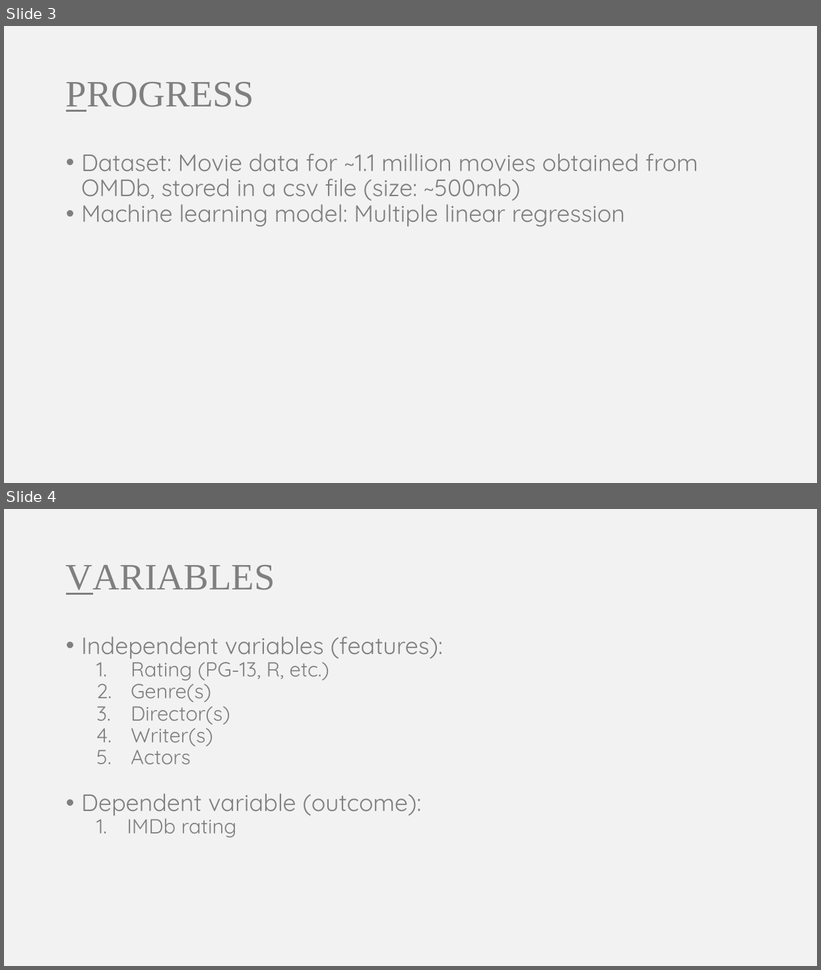
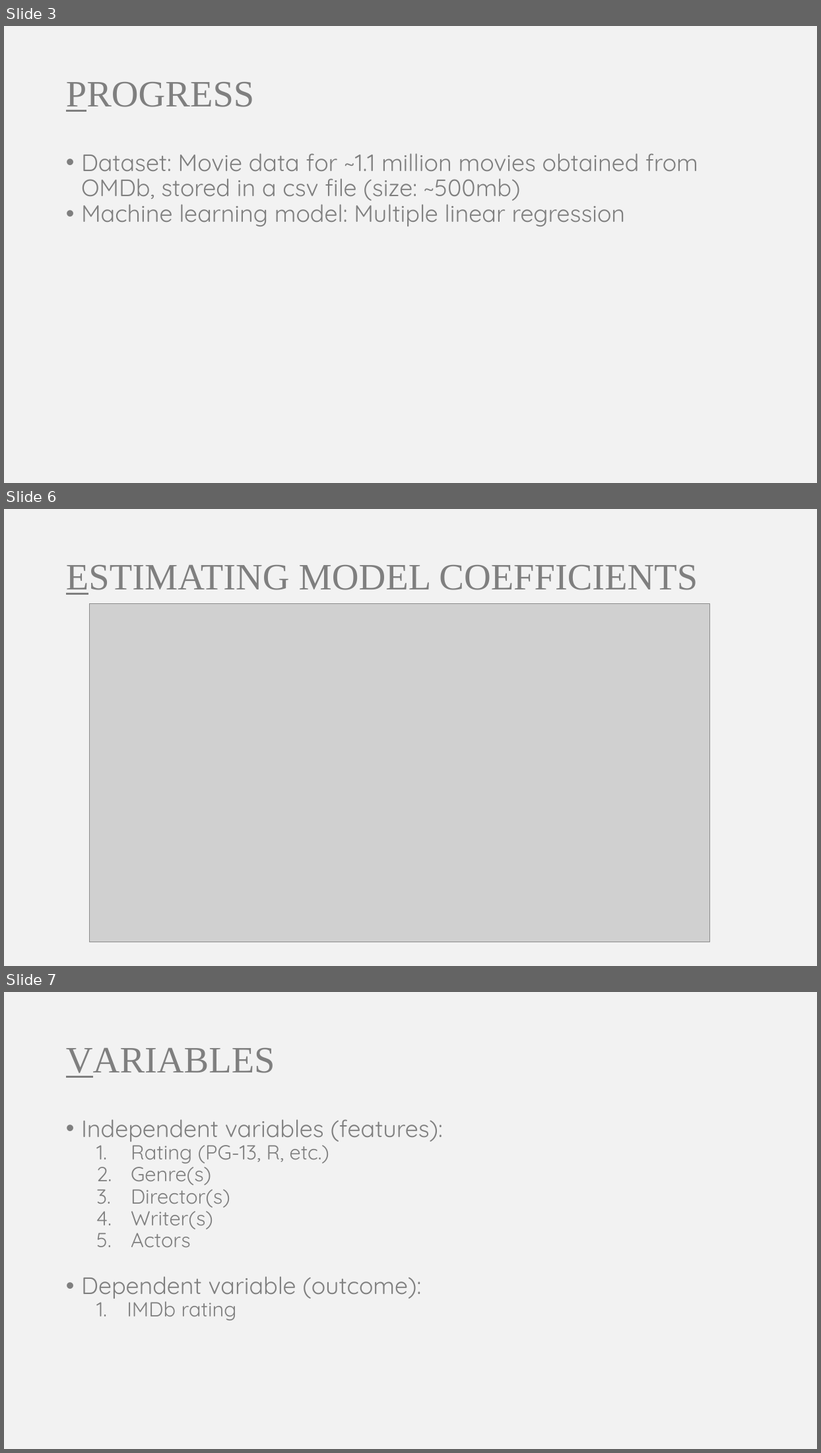
Before and after one commit to somyamohanty/Data_Dawgs, a slide deck: presentations/Presentation 2.pptx. Shown one above the other, each under a label of ours: slides 3 and 4 before the commit, slides 3, 6 and 7 after it; the slides between them are not shown. The pictures are 821x970 and 821x1453 pixels, drawn with LibreOffice and Linux fonts; fonts in the diff are those of the drawing; grey boxes stand for pictures. Boxes give left, top, right and bottom in pixels: in the first picture for what was removed or moved away, otherwise in the second. Text is boxed around its words. In the diff, an @@ line names an element or a change of style, - is before the commit and + after.

```diff
--- a/presentations/Presentation 2.pptx
+++ b/presentations/Presentation 2.pptx
@@ slide 6 added at bbox=[4, 509, 817, 966], background #F2F2F2 @@
@@ title added at bbox=[66, 564, 698, 595], 44 pt, text #7F7F7F @@
+ESTIMATING MODEL COEFFICIENTS
@@ picture added at bbox=[89, 603, 710, 942] @@
@@ what was slide 4 is now slide 7 @@
```
Also in this commit, not shown: 1 slide changed, 2 other slides added, 1 slide removed.
